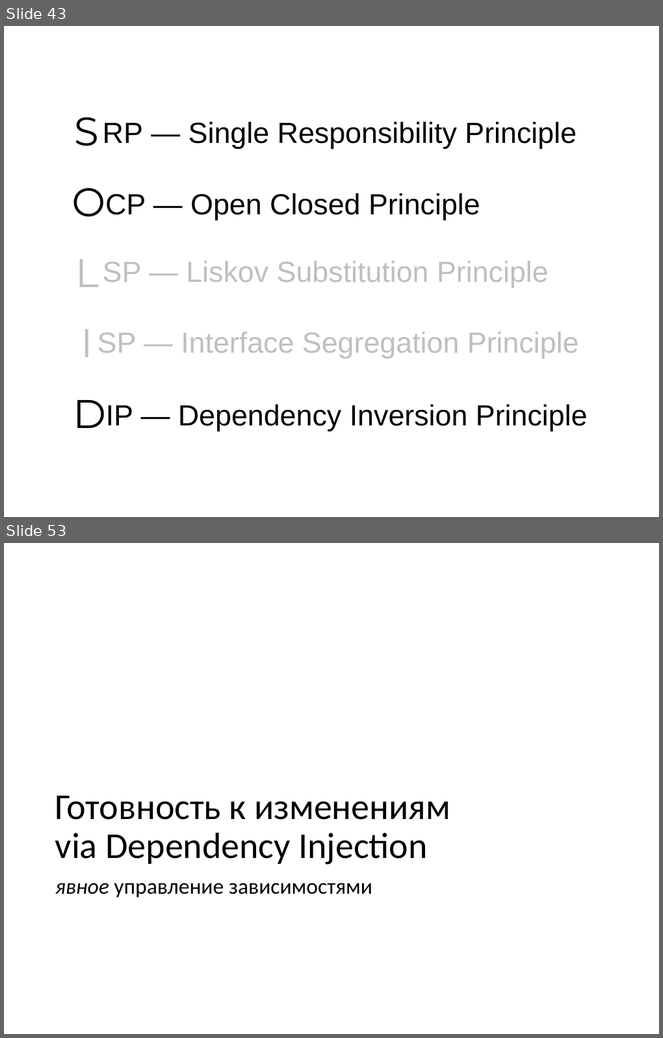
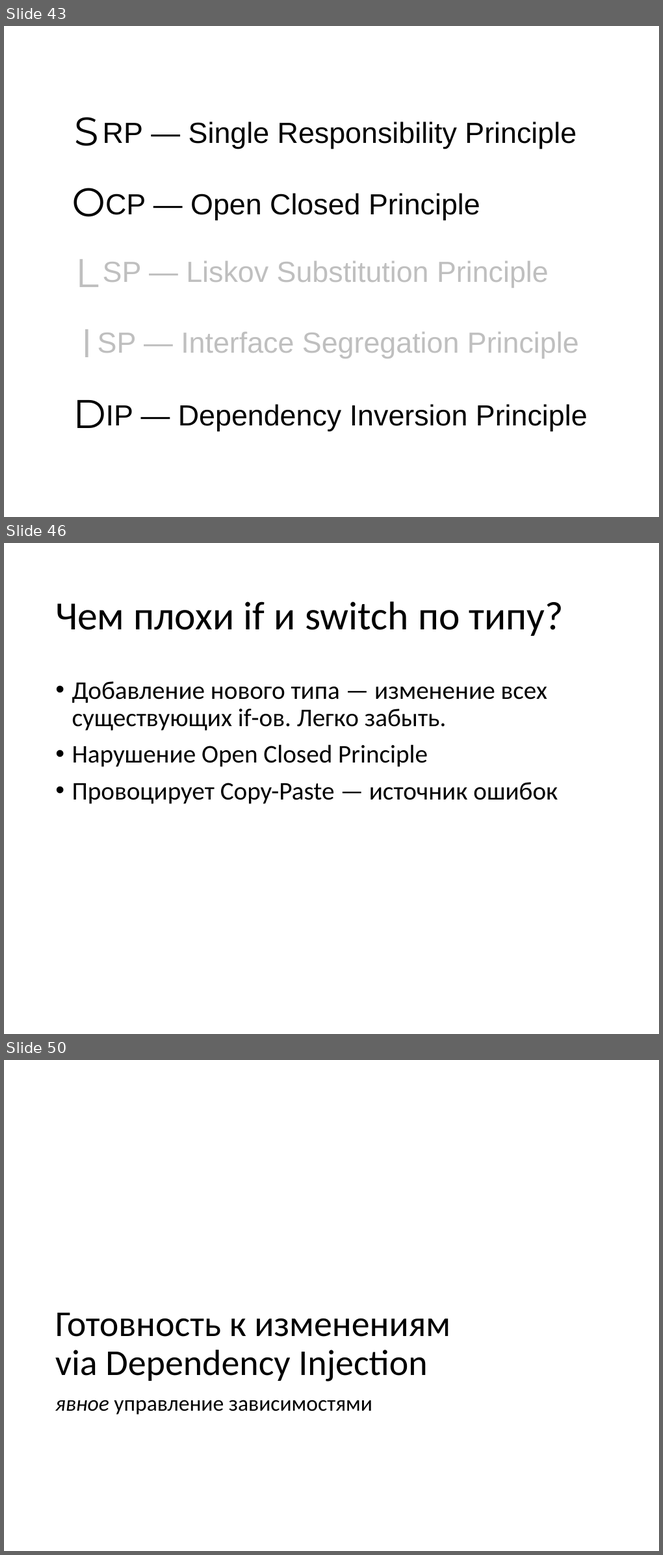
Before and after one commit to mironov-alexey/03-design, a slide deck: design-slides.pptx. Shown one above the other, each under a label of ours: slides 43 and 53 before the commit, slides 43, 46 and 50 after it; the slides between them are not shown. The pictures are 663x1038 and 663x1555 pixels, drawn with LibreOffice and Linux fonts; fonts in the diff are those of the drawing. Boxes give left, top, right and bottom in pixels: in the first picture for what was removed or moved away, otherwise in the second. Text is boxed around its words. In the diff, an @@ line names an element or a change of style, - is before the commit and + after.

```diff
--- a/design-slides.pptx
+++ b/design-slides.pptx
@@ slide 46 added at (4, 543, 659, 1034), background #FFFFFF @@
@@ title added at (55, 601, 564, 636), 44 pt, text #000000 @@
+Чем плохи if и switch по типу?
@@ text added at (72, 681, 558, 804), 28 pt, text #000000 @@
+• Добавление нового типа — изменение всех существующих if-ов. Легко забыть.
+• Нарушение Open Closed Principle
+• Провоцирует Copy-Paste — источник ошибок
@@ what was slide 53 is now slide 50 @@
```
Also in this commit, not shown: 2 slides changed, 4 other slides added, 7 slides removed, 2 other files.
